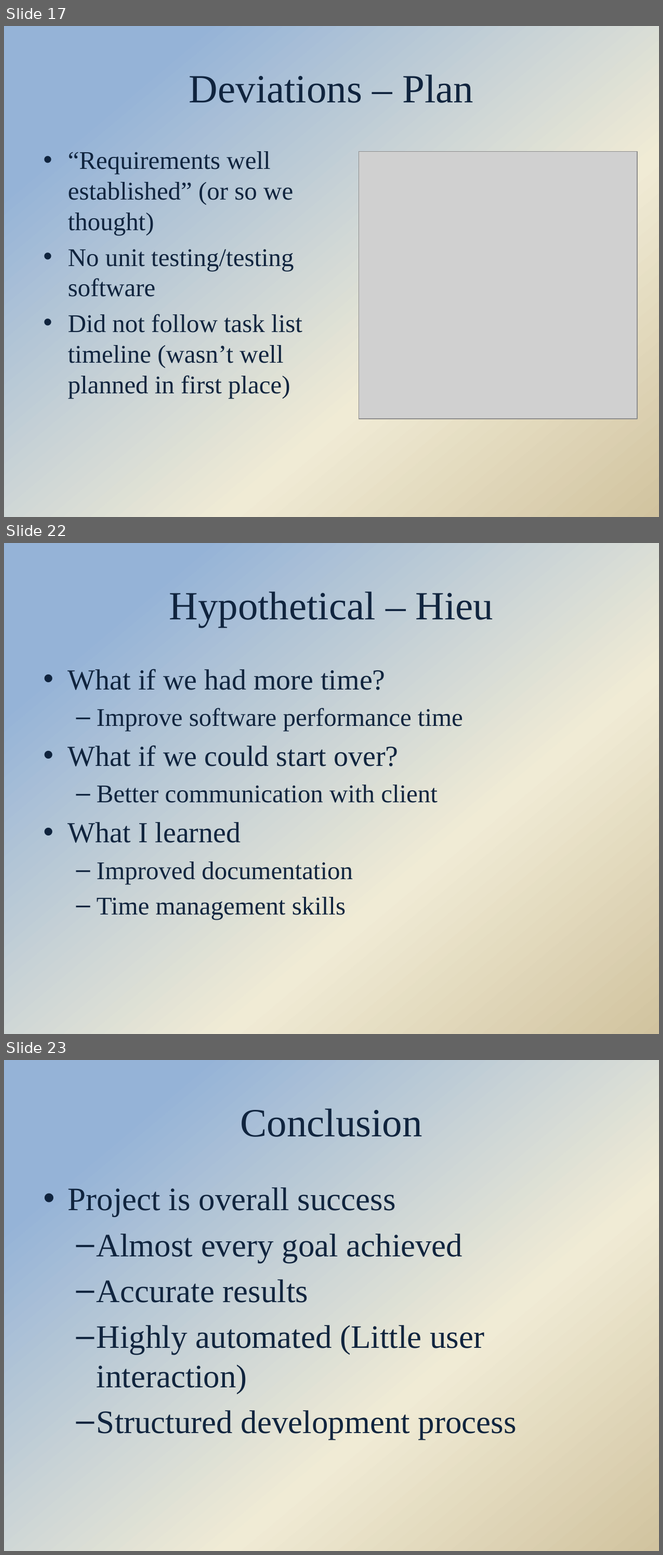
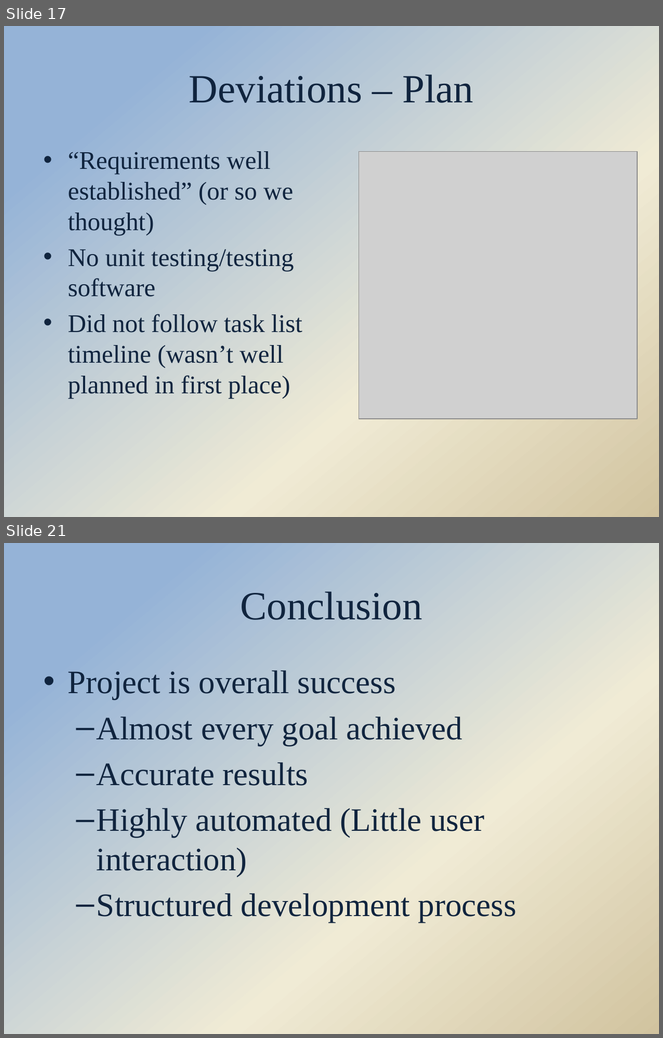
Before and after one commit to Hdtran89/ImageProcessing, a slide deck: A Team Documents/Final presentation.pptx. Shown one above the other, each under a label of ours: slides 17, 22 and 23 before the commit, slides 17 and 21 after it; the slides between them are not shown. The pictures are 663x1555 and 663x1038 pixels, drawn with LibreOffice and Linux fonts; fonts in the diff are those of the drawing; grey boxes stand for pictures; background and template pictures are left out. Boxes give left, top, right and bottom in pixels: in the first picture for what was removed or moved away, otherwise in the second. Text is boxed around its words. In the diff, an @@ line names an element or a change of style, - is before the commit and + after.

Commit message:
Updated Final Presentation to what we showed

```diff
--- a/A Team Documents/Final presentation.pptx
+++ b/A Team Documents/Final presentation.pptx
@@ slide 22 removed at box(4, 543, 659, 1034), background gradient #95B3D7 to #F0EBD5 to #D1C39F @@
@@ title removed at box(169, 591, 494, 627) @@
-Hypothetical – Hieu
@@ text removed at box(68, 669, 463, 920) @@
-• What if we had more time?
-  – Improve software performance time
-• What if we could start over?
-  – Better communication with client
-• What I learned
-  – Improved documentation
-  – Time management skills
@@ what was slide 23 is now slide 21 @@
```
Also in this commit, not shown: 7 slides changed, 1 other slide removed, 4 other files.
